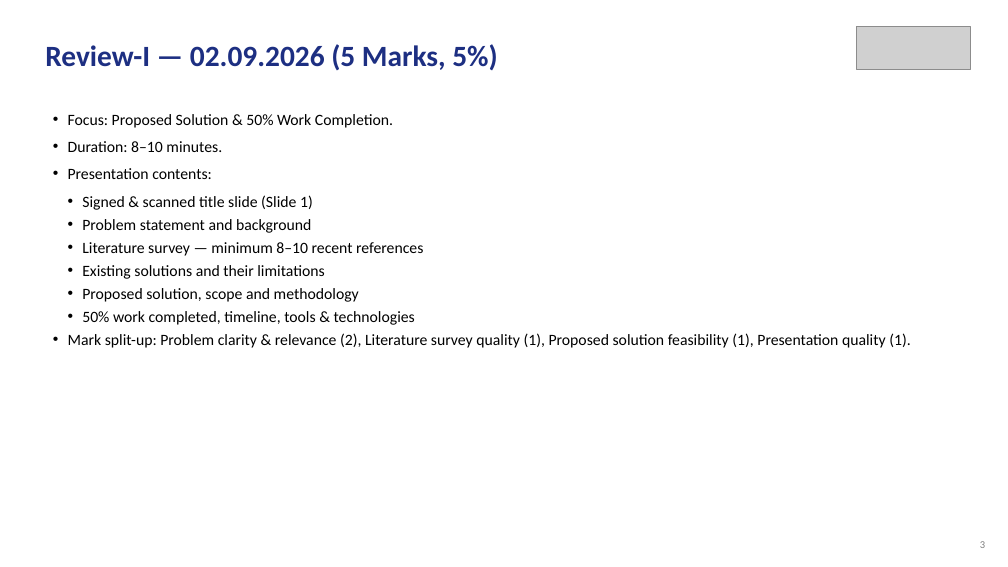
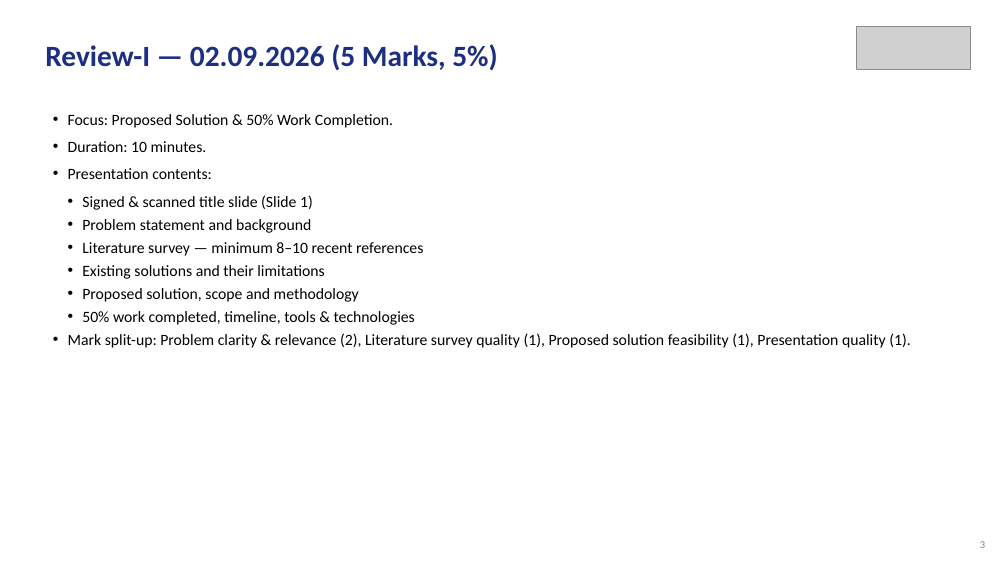
Before and after one commit to Amritha902/gan-driver, a slide deck: slide 3 of review/Review1_GaN_Segmented_Gate_Driver.pptx. Drawn at 1008x567 pixels with LibreOffice and Linux fonts; fonts in the diff are those of the drawing; grey boxes stand for pictures. Boxes give left, top, right and bottom in pixels: in the first picture for what was removed or moved away, otherwise in the second. Text is boxed around its words. In the diff, an @@ line names an element or a change of style, - is before the commit and + after.

```diff
--- a/review/Review1_GaN_Segmented_Gate_Driver.pptx
+++ b/review/Review1_GaN_Segmented_Gate_Driver.pptx
@@ text at [68, 141, 207, 152]: text changed @@
-• Duration: 8–10 minutes.
+• Duration: 10 minutes.
```
Also in this commit, not shown: 11 other slides changed, 5 slides added, 28 other files.
